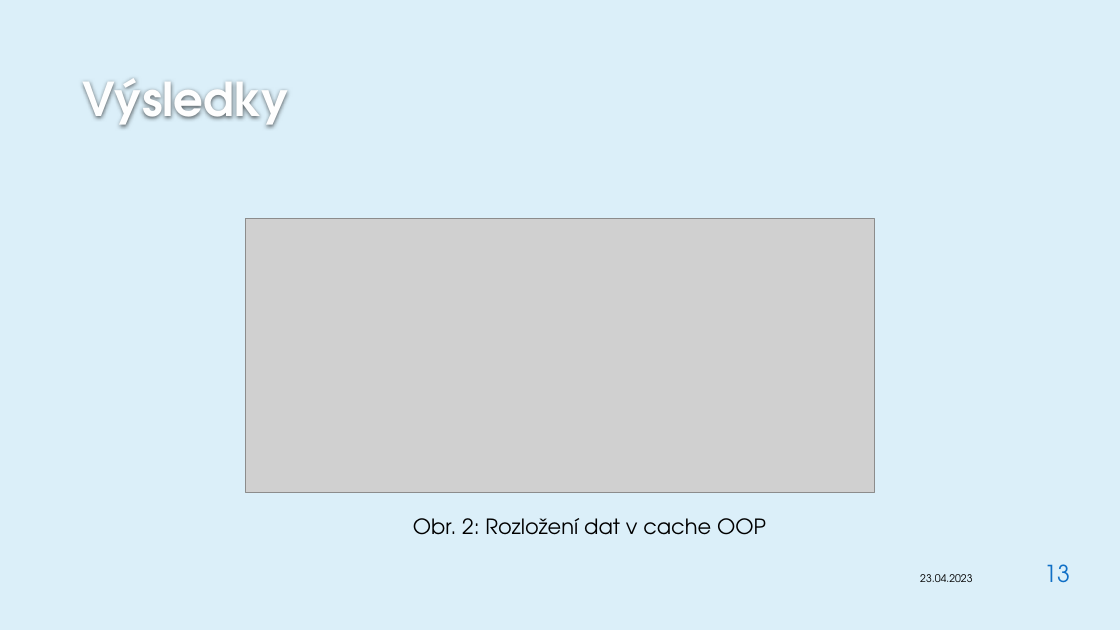
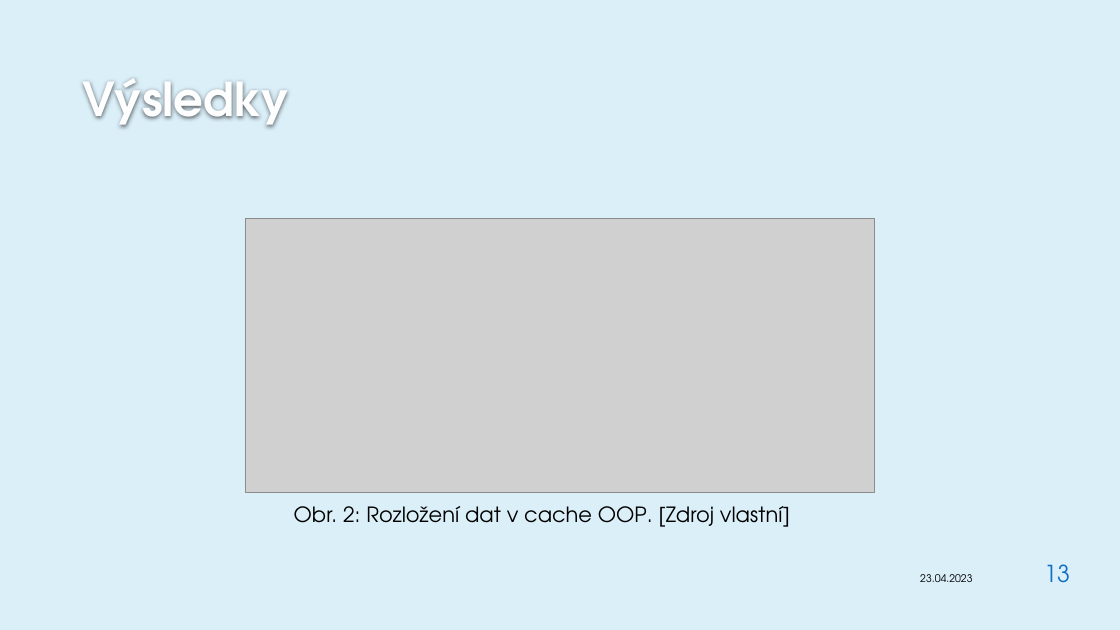
Before and after one commit to JanaCZek/diplomka, a slide deck: slide 13 of Dokumentace/obhajoba/janecka.pptx. Drawn at 1120x630 pixels with LibreOffice and Linux fonts; fonts in the diff are those of the drawing; grey boxes stand for pictures; background and template pictures are left out. Boxes give left, top, right and bottom in pixels: in the first picture for what was removed or moved away, otherwise in the second. Text is boxed around its words. In the diff, an @@ line names an element or a change of style, - is before the commit and + after.

```diff
--- a/Dokumentace/obhajoba/janecka.pptx
+++ b/Dokumentace/obhajoba/janecka.pptx
@@ text at box(294, 506, 790, 527): text changed @@
-Obr. 2: Rozložení dat v cache OOP
+Obr. 2: Rozložení dat v cache OOP. [Zdroj vlastní]
```
Also in this commit, not shown: 5 other slides changed, 4 other files.
